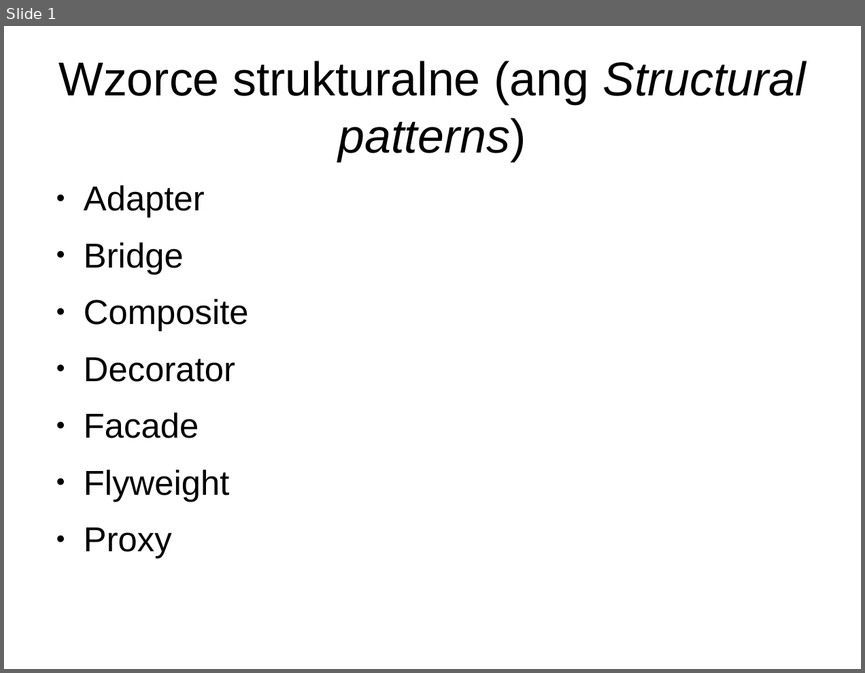
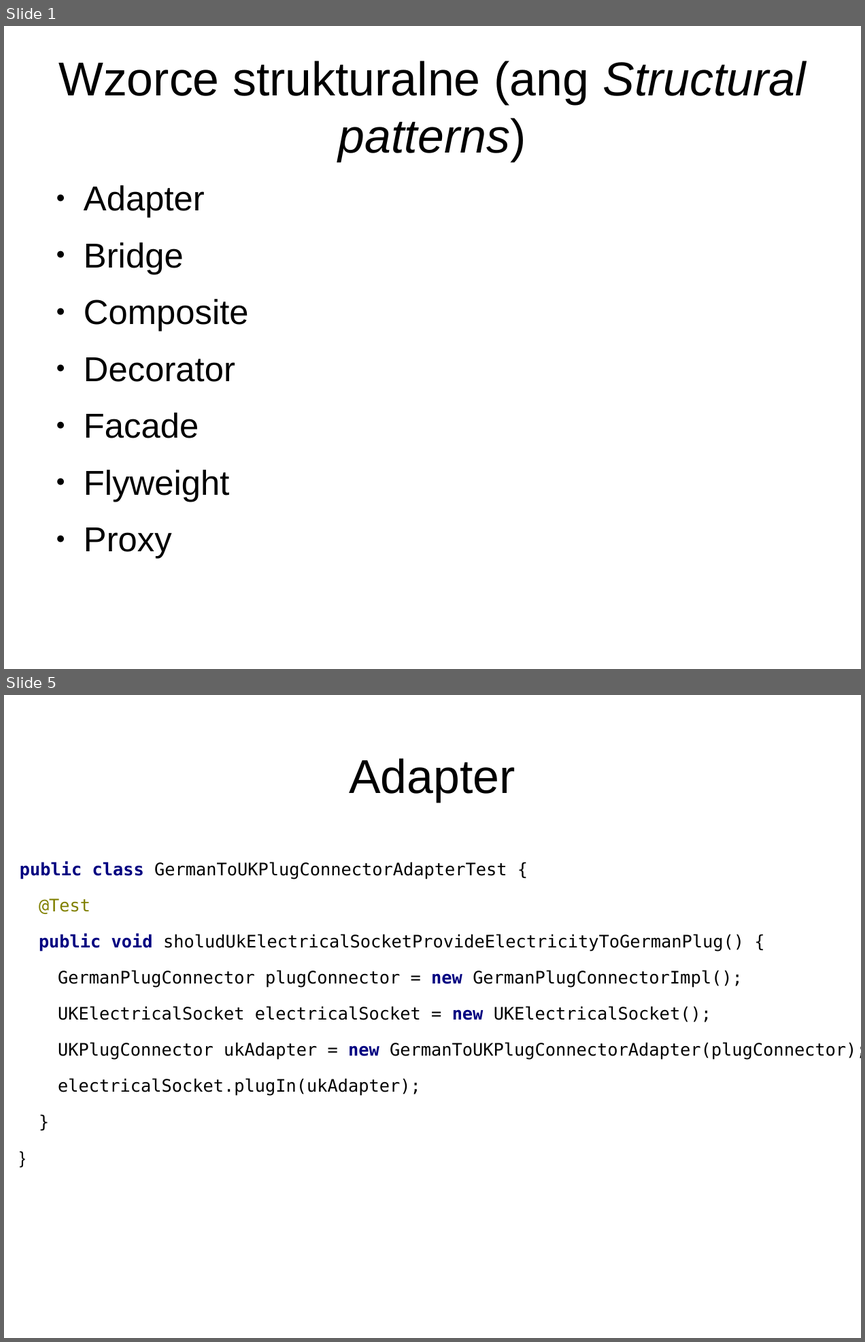
Before and after one commit to anicos/wzorce-projektowe-prezentacja, a slide deck: Part_2.odp. Shown one above the other, each under a label of ours: slide 1 before the commit, slides 1 and 5 after it; the slides between them are not shown. The pictures are 865x673 and 865x1342 pixels, drawn with LibreOffice and Linux fonts; fonts in the diff are those of the drawing. Boxes give left, top, right and bottom in pixels: in the first picture for what was removed or moved away, otherwise in the second. Text is boxed around its words. In the diff, an @@ line names an element or a change of style, - is before the commit and + after.

```diff
--- a/Part_2.odp
+++ b/Part_2.odp
@@ slide 5 added at bbox=[4, 695, 861, 1338], background #FFFFFF @@
@@ title added at bbox=[349, 758, 515, 802], 44 pt, text #000000 @@
+Adapter
@@ text added at bbox=[20, 862, 861, 1096], 16 pt, text #000000 @@
+public class GermanToUKPlugConnectorAdapterTest {
+@Test
+public void sholudUkElectricalSocketProvideElectricityToGermanPlug() {
+GermanPlugConnector plugConnector = new GermanPlugConnectorImpl();
+UKElectricalSocket electricalSocket = new UKElectricalSocket();
+UKPlugConnector ukAdapter = new GermanToUKPlugConnectorAdapter(plugConnector);
+electricalSocket.plugIn(ukAdapter);
+}
+}
```
Also in this commit, not shown: 8 other slides added.
